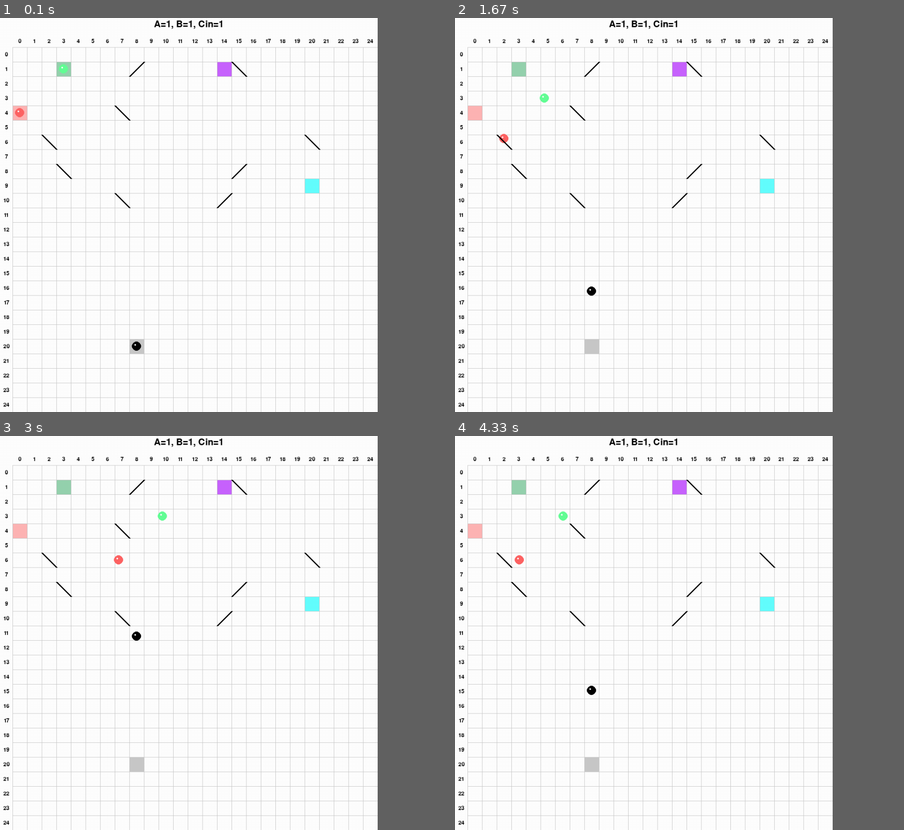
Above: before the commit, frames 1-4 (two rows, left to right).
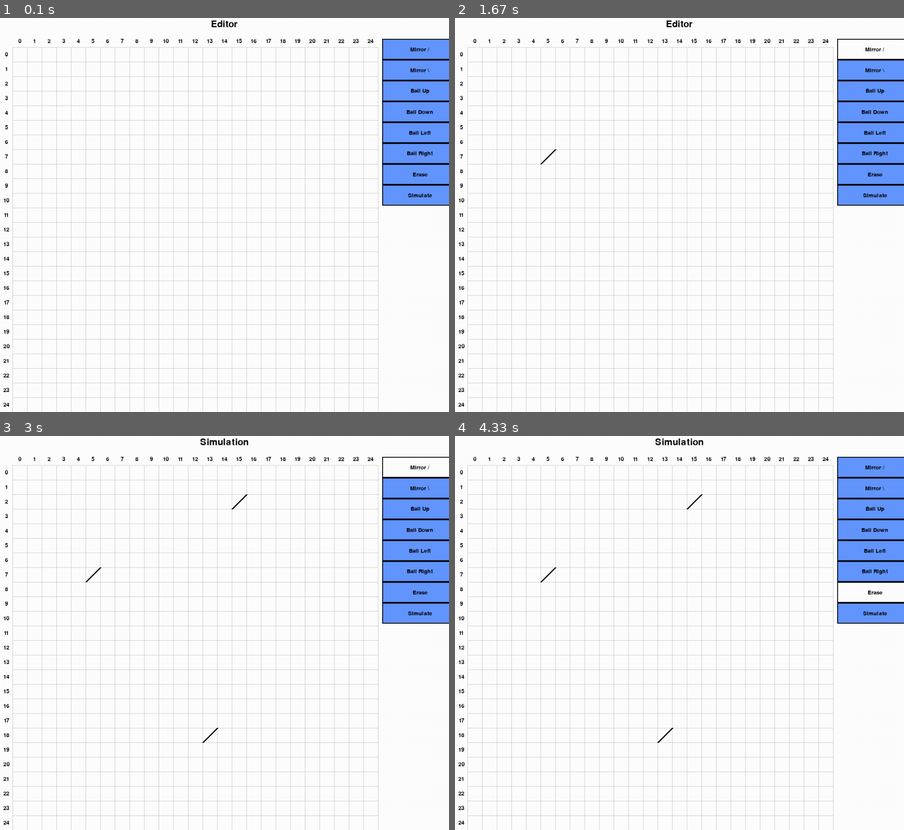
Above: after the commit, the same moments.

Repository: ehamer1248/billiard_ball_computing
Game: pygame game, started from billiard_pygame.py
Two runs of this game, one before a commit and one after it. Both use one fixed random seed, a clock stepped at 60 frames per second and the inputs below.
Inputs (mouse positions are in pixels of both pictures, inside the frame that each line leads up to):
- Up to frame 1 (0.1 s): no input
- Up to frame 2 (1.67 s): click (872, 49) at 0.38 s, where only the run after the commit has a clickable "Mirror /"; tap Space at 0.67 s; click (540, 155) at 1.05 s
- Up to frame 3 (3 s): click (233, 499) at 1.88 s; click (202, 735) at 2.22 s; click (417, 613) at 2.55 s, where only the run after the commit has a clickable "Simulate"; tap Space at 2.83 s
- Up to frame 4 (4.33 s): tap R at 3.17 s; click (841, 601) at 3.55 s
In our replay, the window is 757x791 before the commit and 900x791 after it. These sizes can differ from the game's own. Grey fills any space a smaller window leaves; there, only what the larger window draws over its background counts as a difference.

The runs differ from the first frame. In frame 1, 8.3% of the frame differs, in the area x 2-100%, y 0-100%; in frame 2, 7.7%; in frame 3, 7.8%; in frame 4, 7.8%.

Commit message:
removed hard coded full adder, added first iteration of menu buttons for placing mirrors and balls and erasing them, added simulation and edit modes

Diff:
--- a/billiard_pygame.py
+++ b/billiard_pygame.py
@@ -9,17 +9,9 @@
 CELL_SIZE = 35
 LABEL_MARGIN = 30  # Space for labels
 TITLE_MARGIN = 40  # Space for title at top
-A_COL = 0
-A_ROW = 4
-B_COL = 3
-B_ROW = 1
-CIN_COL = 8
-CIN_ROW = 20
-SUM_COL = 14
-SUM_ROW = 1
-COUT_COL = 20
-COUT_ROW = 9
-WINDOW_WIDTH = GRID_SIZE * CELL_SIZE + LABEL_MARGIN
+MENU_WIDTH = 200
+GRID_WIDTH = GRID_SIZE * CELL_SIZE + LABEL_MARGIN
+WINDOW_WIDTH = GRID_SIZE * CELL_SIZE + MENU_WIDTH
 WINDOW_HEIGHT = GRID_SIZE * CELL_SIZE + LABEL_MARGIN + TITLE_MARGIN
 
 # Color options
@@ -35,12 +27,16 @@
 CYAN = (100, 255, 255)
 PINK = (255, 150, 200)
 
-# Create the display
+# create display
 screen = pygame.display.set_mode((WINDOW_WIDTH, WINDOW_HEIGHT))
-pygame.display.set_caption("Billiard Ball Full Adder")
+pygame.display.set_caption("Billiard Ball Simulator")
 
 # Grid data
 grid = [[0 for _ in range(GRID_SIZE)] for _ in range(GRID_SIZE)]
+
+# data structures for balls and mirrors
+balls = []
+mirrors = []
 
 # Mirror properties
 class Mirror:
@@ -138,6 +134,19 @@
                 self.x += (dx / distance) * self.speed
                 self.y += (dy / distance) * self.speed
 
+    def reset(self):
+        self.x = (self.grid_col * CELL_SIZE + CELL_SIZE // 2) + LABEL_MARGIN
+        self.y = (self.grid_row * CELL_SIZE + CELL_SIZE // 2) + LABEL_MARGIN + TITLE_MARGIN
+        self.grid_row = self.initial_row
+        self.grid_col = self.initial_col
+        self.moving = False
+        self.reached_output = False
+        self.leave_output = False
+        self.left_input = False
+        self.leave_input = False
+        self.stop_tick = 0
+
+
     # draw the art for the balls
     def draw(self, surface):
         pygame.draw.circle(surface, self.color, (int(self.x), int(self.y)), self.radius)
@@ -145,26 +154,27 @@
         pygame.draw.circle(surface, WHITE,
                          (int(self.x - self.radius//3), int(self.y - self.radius//3)),
                          self.radius//4)
-
-# create mirror configuration
-m_and1 = Mirror(6,2,'\\')
-# m_and2 = Mirror(5,4,'/')
-m_xorA = Mirror(4,7,"\\")
-m_xorB = Mirror(8,3,"\\")
-m_sumA1 = Mirror(10,7,'\\')
-m_sumA2 = Mirror(10,14,'/')
-m_sumCin = Mirror(1,8,'/')
-m_sumB1 = Mirror(8,15,'/')
-m_sumB2 = Mirror(1,15,'\\')
-m_coutAandB = Mirror(6,20,'\\')
-mirrors = [m_and1,m_xorA,m_xorB,m_sumA1,m_sumA2,m_sumCin,m_sumB1,m_sumB2,m_coutAandB]
-
-# default configuration A=1, B=1, C=1
-A = Ball(4, 0, 1, 0, RED)
-B = Ball(1, 3, 0, 1, GREEN)
-Cin = Ball(20,8,0,-1,BLACK)
-and1 = Ball(13, 5, 0, -1, BLUE)
-balls = [A,B,Cin]
+class MenuButton:
+    def __init__(self,x,y,width,height,label,type,data=None):
+        self.rect = pygame.Rect(x,y,width,height)
+        self.label = label
+        self.type = type
+        self.selected = False
+        self.data = data
+    def draw(self, surface):
+        color = BLUE
+        if self.selected:
+            color = WHITE
+        pygame.draw.rect(surface, color, self.rect)
+        pygame.draw.rect(surface, BLACK, self.rect,2)
+
+        font = pygame.font.Font(None,20)
+        label = font.render(self.label,True,BLACK)
+        label_pos = label.get_rect(center=self.rect.center)
+        surface.blit(label, label_pos)
+
+    def on_click(self,pos):
+        return self.rect.collidepoint(pos)
 
 
 # function for ball collsion
@@ -185,7 +195,7 @@
         pygame.draw.line(screen, GRAY, (x_pos, LABEL_MARGIN + TITLE_MARGIN), (x_pos, WINDOW_HEIGHT))
     for y in range(0, GRID_SIZE + 1):
         y_pos = y * CELL_SIZE + LABEL_MARGIN + TITLE_MARGIN
-        pygame.draw.line(screen, GRAY, (LABEL_MARGIN, y_pos), (WINDOW_WIDTH, y_pos))
+        pygame.draw.line(screen, GRAY, (LABEL_MARGIN, y_pos), (GRID_WIDTH, y_pos))
 
 # function to draw grid labels
 def draw_labels():
@@ -207,27 +217,27 @@
         text_rect = label.get_rect(center=(x, y))
         screen.blit(label, text_rect)
 
-# function draw outputs and input squares
-def draw_io():
-    sum_x =  SUM_COL * CELL_SIZE + LABEL_MARGIN
-    sum_y =  SUM_ROW * CELL_SIZE + LABEL_MARGIN + TITLE_MARGIN
-    cout_x =  COUT_COL * CELL_SIZE + LABEL_MARGIN
-    cout_y =  COUT_ROW * CELL_SIZE + LABEL_MARGIN + TITLE_MARGIN
-    cin_x =  CIN_COL * CELL_SIZE + LABEL_MARGIN
-    cin_y =  CIN_ROW * CELL_SIZE + LABEL_MARGIN + TITLE_MARGIN
-    a_x =  A_COL * CELL_SIZE + LABEL_MARGIN
-    a_y =  A_ROW * CELL_SIZE + LABEL_MARGIN + TITLE_MARGIN
-    b_x =  B_COL * CELL_SIZE + LABEL_MARGIN
-    b_y =  B_ROW * CELL_SIZE + LABEL_MARGIN + TITLE_MARGIN
-
-    pygame.draw.rect(screen, PURPLE, (sum_x, sum_y, CELL_SIZE, CELL_SIZE))
-    pygame.draw.rect(screen, CYAN, (cout_x, cout_y, CELL_SIZE, CELL_SIZE))
-    pygame.draw.rect(screen, (255, 180, 180), (a_x, a_y, CELL_SIZE, CELL_SIZE))
-    pygame.draw.rect(screen, (150, 210, 175), (b_x, b_y, CELL_SIZE, CELL_SIZE))
-    pygame.draw.rect(screen, GRAY, (cin_x, cin_y, CELL_SIZE, CELL_SIZE))
-
 def main():
-    global balls
+
+    global balls, mirrors
+    edit_mode = True
+    selected_tool = None
+
+
+    button_y = TITLE_MARGIN + 10
+    button_spacing = 50
+    menuButtons = [
+        MenuButton(GRID_WIDTH + 10, button_y, 180, 50, "Mirror /", "mirror", "/"),
+        MenuButton(GRID_WIDTH + 10, button_y + (button_spacing), 180, 50, "Mirror \\", "mirror", "\\"),
+        MenuButton(GRID_WIDTH + 10, button_y + (button_spacing * 2), 180, 50, "Ball Up","ball", (0,-1,RED)),
+        MenuButton(GRID_WIDTH + 10, button_y + (button_spacing * 3), 180, 50, "Ball Down", "ball", (0,1,BLUE)),
+        MenuButton(GRID_WIDTH + 10, button_y + (button_spacing * 4), 180, 50, "Ball Left", "ball", (-1,0,GREEN)),
+        MenuButton(GRID_WIDTH + 10, button_y + (button_spacing * 5), 180, 50, "Ball Right", "ball",(1,0,ORANGE)),
+        MenuButton(GRID_WIDTH + 10, button_y + (button_spacing * 6), 180, 50, "Erase", "erase",None),
+        MenuButton(GRID_WIDTH + 10, button_y + (button_spacing * 7), 180, 50, "Simulate", "mode",None)
+    ]
+
+    # clock and other setup
     clock = pygame.time.Clock()
     running = True
     tick_count = 0
@@ -235,129 +245,111 @@
     reverse_change = False
     first_space = True
 
-    config_text = "A=1, B=1, Cin=1"  # Default configuration
-
-    font = pygame.font.Font(None, 24)
-
     while running:
-        # increment or decrement tick count to track balls for reversing
-        if not reverse:
+        # increment or decrement tick count to track balls for reversing but not during edit mode
+        if not edit_mode and not reverse:
             tick_count += 1
-        else:
+        elif not edit_mode and reverse:
             tick_count -= 1
 
         for event in pygame.event.get():
             if event.type == pygame.QUIT:
                 running = False
 
+            # handle mouse clicks
+            if event.type == pygame.MOUSEBUTTONDOWN:
+                mouse_pos = event.pos
+
+                for button in menuButtons:
+                    if button.on_click(mouse_pos):
+                        print("mode button")
+                        if button.type == "mode":
+                            edit_mode = not edit_mode
+                            print("edit mode:")
+                            print(edit_mode)
+                            if not edit_mode:
+                                button.label = "Simulate"
+                                for ball in balls:
+                                    ball.reset()
+                                tick_count = 0
+                            else:
+                                button.label = "Edit"
+                        else:
+                            print("tool button")
+                            for b in menuButtons:
+                                b.selected = False
+                            button.selected = True
+                            selected_tool = button
+                            print(selected_tool.type)
+
+
+                # get grid coordinates to know what cell to place element in
+                if edit_mode and mouse_pos[0] < GRID_WIDTH and selected_tool:
+                    grid_col = (mouse_pos[0] - LABEL_MARGIN) // CELL_SIZE
+                    grid_row = (mouse_pos[1] - LABEL_MARGIN - TITLE_MARGIN) // CELL_SIZE
+
+                    # check that it is within grid bounds
+                    if 0 <= grid_col < GRID_SIZE and 0 <= grid_row < GRID_SIZE:
+                        if event.button == 1:
+                            print("trying to add something")
+                            # place type
+                            if selected_tool.type == "mirror":
+                                print("mirror")
+                                mirrors = [m for m in mirrors if not (m.grid_col == grid_col and m.grid_row == grid_row)]
+                                mirrors.append(Mirror(grid_row, grid_col, selected_tool.data))
+                            elif selected_tool.type == "ball":
+                                print("ball")
+                                dx, dy, color = selected_tool.data
+                                balls = [b for b in balls if not (b.initial_col == grid_col and b.initial_row == grid_row)]
+                                balls.append(Ball(grid_row, grid_col, dx, dy, color))
+
+                            elif selected_tool.type == "erase":
+                                mirrors = [m for m in mirrors if not (m.grid_col == grid_col and m.grid_row == grid_row)]
+                                balls = [b for b in balls if not (b.initial_col == grid_col and b.initial_row == grid_row)]
+                        print(balls)
+                        print(mirrors)
 
             # setting up keyboard inputs
             if event.type == pygame.KEYDOWN:
-                if event.key == pygame.K_SPACE:
-                    if not first_space:
-                        first_space = True
-                        space_tick = tick_count
-                    for ball in balls:
-                        ball.moving = True
-                elif event.key == pygame.K_r:
-                    if reverse:
-                        reverse = False
-                    else:
-                        reverse = True
-                    for ball in balls:
+
+                if not edit_mode:
+                    if event.key == pygame.K_SPACE:
+                        print("space_pressed")
+                        print("balls:")
+                        print(balls)
+                        if not first_space:
+                            first_space = True
+                            space_tick = tick_count
+                        for ball in balls:
+                            ball.moving = True
+                    elif event.key == pygame.K_r:
+                        if reverse:
+                            reverse = False
+                        else:
+                            reverse = True
+                        for ball in balls:
+                            ball.dx, ball.dy = ball_reverse(ball.dx,ball.dy)
+
+
+        # Update ball positions and check if they have hit an output while in simulation mode
+        if not edit_mode:
+            for ball in balls:
+
+                # track ball leaving input
+                if ball.moving and not ball.left_input:
+                    if not (ball.grid_col == ball.initial_col and ball.grid_row == ball.initial_row):
+                        ball.left_input = True
+
+                # stop ball in input if it reverses back into it
+                if ball.left_input:
+                    if (ball.grid_col == ball.initial_col and ball.grid_row == ball.initial_row):
+                        ball.moving = False
+                        ball.left_input = False
                         ball.dx, ball.dy = ball_reverse(ball.dx,ball.dy)
-                elif event.key == pygame.K_1:
-                    # case for A=0, B=0, Cin=0
-                    balls = []
-                    config_text = "A=0, B=0, Cin=0"
-                    reverse = False
-                elif event.key == pygame.K_2:
-                    # case for A=0, B=0, Cin=1
-                    Cin = Ball(20,8,0,-1,BLACK)
-                    balls = [Cin]
-                    config_text = "A=0, B=0, Cin=1"
-                    reverse = False
-                elif event.key == pygame.K_3:
-                    # case for A=0, B=1, Cin=0
-                    B = Ball(1, 3, 0, 1, GREEN)
-                    balls = [B]
-                    config_text = "A=0, B=1, Cin=0"
-                    reverse = False
-                elif event.key == pygame.K_4:
-                    # case for A=0, B=1, Cin=1
-                    B = Ball(1, 3, 0, 1, GREEN)
-                    Cin = Ball(20,8,0,-1,BLACK)
-                    balls = [B,Cin]
-                    config_text = "A=0, B=1, Cin=1"
-                    reverse = False
-                elif event.key == pygame.K_5:
-                    # case for A=1, B=0, Cin=0
-                    A = Ball(4, 0, 1, 0, RED)
-                    balls = [A]
-                    config_text = "A=1, B=0, Cin=0"
-                    reverse = False
-                elif event.key == pygame.K_6:
-                    # case for A=1, B=0, Cin=1
-                    A = Ball(4, 0, 1, 0, RED)
-                    Cin = Ball(20,8,0,-1,BLACK)
-                    balls = [A,Cin]
-                    config_text = "A=1, B=0, Cin=1"
-                    reverse = False
-                elif event.key == pygame.K_7:
-                    # case for A=1, B=1, Cin=0
-                    A = Ball(4, 0, 1, 0, RED)
-                    B = Ball(1, 3, 0, 1, GREEN)
-                    balls = [A,B]
-                    config_text = "A=1, B=1, Cin=0"
-                    reverse = False
-                elif event.key == pygame.K_8:
-                    # case for A=1, B=1, Cin=1
-                    A = Ball(4, 0, 1, 0, RED)
-                    B = Ball(1, 3, 0, 1, GREEN)
-                    Cin = Ball(20,8,0,-1,BLACK)
-                    balls = [A,B,Cin]
-                    config_text = "A=1, B=1, Cin=1"
-                    reverse = False
-
-
-        # Update ball positions and check if they have hit an output
-        for ball in balls:
-
-            # track ball leaving input
-            if ball.moving and not ball.left_input:
-                if not (ball.grid_col == ball.initial_col and ball.grid_row == ball.initial_row):
-                    ball.left_input = True
-
-            # stop ball in input if it reverses back into it
-            if ball.left_input:
-                if (ball.grid_col == ball.initial_col and ball.grid_row == ball.initial_row):
-                    ball.moving = False
-                    ball.left_input = False
-                    ball.dx, ball.dy = ball_reverse(ball.dx,ball.dy)
-                    reverse_change = True
-
-            # check if ball has reached output to stop it there
-            if not ball.reached_output:
-                if ((ball.grid_col == SUM_COL and ball.grid_row == SUM_ROW) or (ball.grid_col == COUT_COL and ball.grid_row == COUT_ROW)):
-                    ball.moving = False
-                    ball.reached_output = True
-                    ball.stop_tick = tick_count
-
-            # check if ball should leave input on reverse by syncing with ball.stop_tick with every other ball
-            if ball.reached_output and not ball.leave_output:
-                if reverse and  tick_count <= ball.stop_tick:
-                    ball.moving = True
-                    ball.leave_output = True
-
-            #  check if ball is done leaving output
-            if ball.leave_output:
-                if (ball.grid_col != SUM_COL and ball.grid_row != SUM_ROW) and (ball.grid_col != COUT_COL and ball.grid_row != COUT_ROW):
-                    ball.leave_output = False
-                    ball.reached_output = False
-
-
-            # update ball position
-            ball.update()
+                        reverse_change = True
+
+                # update ball position
+                ball.update()
 
         # handle reverse changes
         if reverse_change:
@@ -369,13 +361,13 @@
 
         # Draw title with configuration
         title_font = pygame.font.Font(None, 32)
-        title = title_font.render(config_text, True, BLACK)
+        mode_text = "Editor" if edit_mode else "Simulation"
+        title = title_font.render(mode_text, True, BLACK)
         title_rect = title.get_rect(center=(WINDOW_WIDTH // 2, 15))
         screen.blit(title, title_rect)
 
         # draw ui
         draw_labels()
-        draw_io()
         draw_grid()
 
         # draw balls and mirrors from data structures
@@ -384,6 +376,9 @@
         for mirror in mirrors:
             mirror.draw(screen)
 
+        for b in menuButtons:
+            b.draw(screen)
+
         pygame.display.flip()
 
         # run at 45 fps
